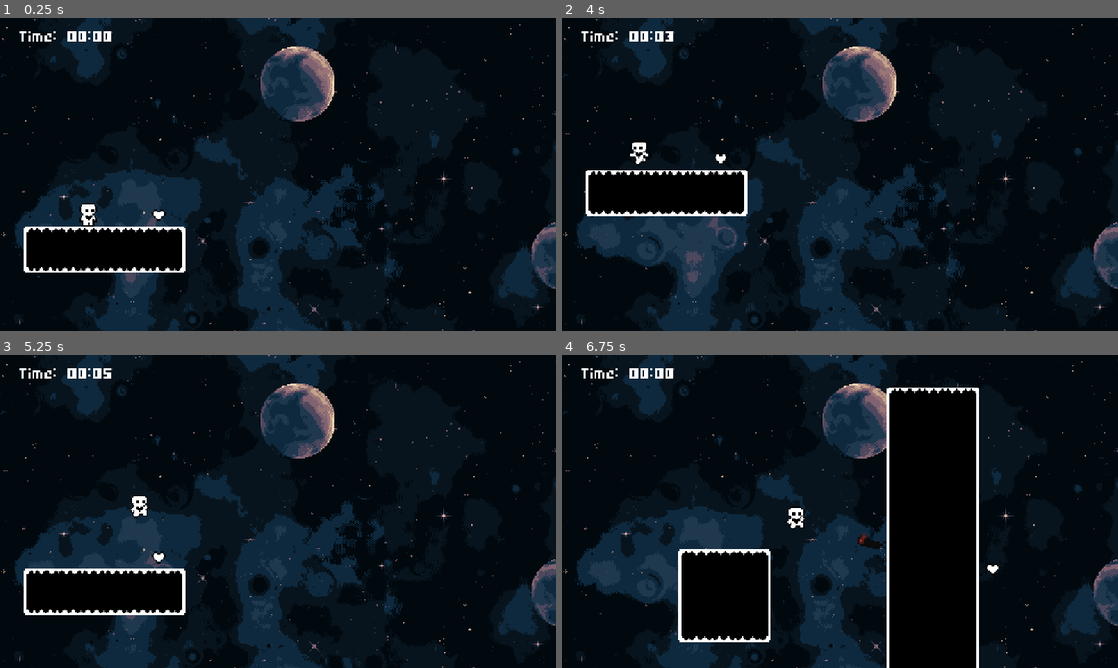
Above: before the commit, frames 1-4 (two rows, left to right).
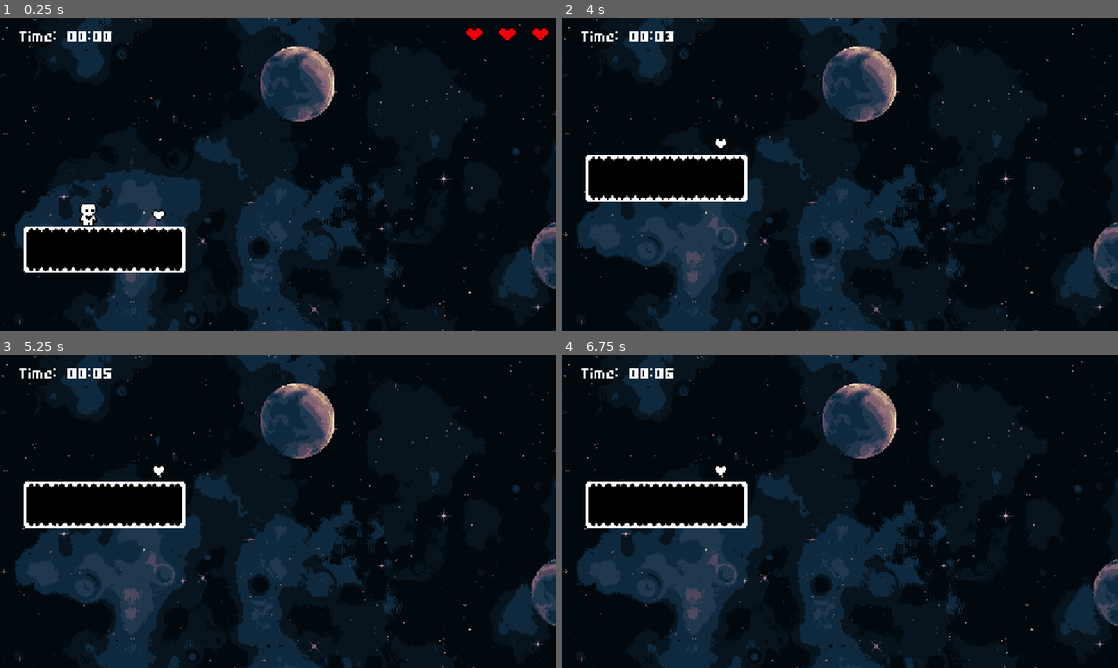
Above: after the commit, the same moments.

Repository: vickraz/Platformer-genomg-ngar-ht25
Game: Godot game, scene res://Scenes/level_2.tscn
The game is run twice, just before and just after one commit, with the same random seed, the same clock (stepped at 60 frames per second) and the same inputs. This scene is started directly instead of the project's main scene.
Inputs:
- Up to frame 1 (0.25 s): no input
- Up to frame 2 (4 s): hold D (move right) 0.53-2.03 s; tap Space (jump) at 0.77, 1.52, 3.02, 3.77 s; hold A (move left) from 2.03 s (still down)
- Up to frame 3 (5.25 s): release A (move left) at 4.28 s; hold D (move right) from 4.28 s (still down); tap Space (jump) at 4.52 s
- Up to frame 4 (6.75 s): keep holding D (move right); tap Space (jump) at 6.02 s

The runs differ from the first frame. In frame 1, 0.2% of the frame differs, in the area x 83-99%, y 3-8%; in frame 2, 3.0%; in frame 3, 6.7%; in frame 4, 16%, in the area x 4-79%, y 4-100%.

Commit message:
life system complete

Diff:
--- a/platformer-genomgångar/Scenes/level.tscn
+++ b/platformer-genomgångar/Scenes/level.tscn
@@ -6,6 +6,7 @@
 [ext_resource type="FontFile" uid="uid://2i2xr13aqolg" path="res://Fonts ant themes/pixel_font.ttf" id="4_bvt00"]
 [ext_resource type="PackedScene" uid="uid://b2msivyy6a26u" path="res://Scenes/player.tscn" id="5_oqgf2"]
 [ext_resource type="PackedScene" uid="uid://hd3bgsxvr33q" path="res://Scenes/heart.tscn" id="6_0f350"]
+[ext_resource type="Texture2D" uid="uid://dkit1iosmegx8" path="res://Assets/heart.png" id="6_8c0lf"]
 
 [sub_resource type="TileSetAtlasSource" id="TileSetAtlasSource_dtjkg"]
 texture = ExtResource("2_8c0lf")
@@ -419,5 +420,44 @@
 theme_override_font_sizes/font_size = 26
 text = "Time: mm:ss"
 
+[node name="HighscoreLabel" type="Label" parent="HUD"]
+modulate = Color(0.672419, 0.616408, 5.77569e-07, 1)
+offset_left = 40.0
+offset_top = 69.0
+offset_right = 226.0
+offset_bottom = 96.0
+theme_override_constants/outline_size = 1
+theme_override_fonts/font = ExtResource("4_bvt00")
+theme_override_font_sizes/font_size = 26
+text = "Best: mm:ss"
+
+[node name="HeartsContainer" type="HBoxContainer" parent="HUD"]
+anchors_preset = 1
+anchor_left = 1.0
+anchor_right = 1.0
+offset_left = -40.0
+offset_bottom = 40.0
+grow_horizontal = 0
+
+[node name="HeartSymbol" type="TextureRect" parent="HUD/HeartsContainer"]
+modulate = Color(0.961181, 0, 0.0394054, 1)
+custom_minimum_size = Vector2(65, 65)
+layout_mode = 2
+texture = ExtResource("6_8c0lf")
+
+[node name="HeartSymbol2" type="TextureRect" parent="HUD/HeartsContainer"]
+modulate = Color(0.961181, 0, 0.0394054, 1)
+custom_minimum_size = Vector2(65, 65)
+layout_mode = 2
+texture = ExtResource("6_8c0lf")
+
+[node name="HeartSymbol3" type="TextureRect" parent="HUD/HeartsContainer"]
+modulate = Color(0.961181, 0, 0.0394054, 1)
+custom_minimum_size = Vector2(65, 65)
+layout_mode = 2
+texture = ExtResource("6_8c0lf")
+
 [node name="Heart" parent="." instance=ExtResource("6_0f350")]
 position = Vector2(681, 326)
+
+[node name="GameOverMenu" type="CanvasLayer" parent="."]
--- a/platformer-genomgångar/Scripts/level.gd
+++ b/platformer-genomgångar/Scripts/level.gd
@@ -1,13 +1,14 @@
 extends Node2D
 
 const SAVE_PATH = "user://gravityplatformer_savefile.data"
+const PLAYER_SCENE = preload("res://Scenes/player.tscn")
 
 @onready var camera: Camera2D = $Camera2D
 @onready var player: Player = $Player
 @onready var time_label: Label = $HUD/TimeLabel
 @onready var heart: Heart = $Heart
-
-const PLAYER_SCENE = preload("res://Scenes/player.tscn")
+@onready var hearts_container: HBoxContainer = $HUD/HeartsContainer
+@onready var highscore_label: Label = $HUD/HighscoreLabel
 
 var time: float = 0.0
 var level_completed: bool = false
@@ -20,24 +21,34 @@
 	player.connect("dead", _on_Player_dead)
 	heart.connect("pickup", _on_Heart_pickup)
 	_get_highscores()
-	print(highscores)
+	if name in highscores:
+		var time_string = _from_seconds_to_time(highscores[name])
+		highscore_label.text = "Best: " + time_string
+	else:
+		highscore_label.text = ""
+	_update_heart_symbols()
+	#print(highscores)
 
 func _process(delta: float) -> void:
 	if not level_completed:
 		time += delta
 
-		var min = int(time / 60)
-		var sec = int(time - min*60)
+		var time_string = _from_seconds_to_time(time)
 
-		time_label.text = "Time: " + "%02d:%02d" % [min, sec]
+		time_label.text = "Time: " + time_string
 
 
 func _on_Player_dead() -> void:
-	player = PLAYER_SCENE.instantiate()
-	player.get_node("RemoteTransform2D").remote_path = camera.get_path()
-	player.connect("dead", _on_Player_dead)
-	player.global_position = $PlayerSpawnPos.global_position
-	add_child(player)
+	Globals.lives -= 1
+	_update_heart_symbols()
+	if Globals.lives > 0:
+		player = PLAYER_SCENE.instantiate()
+		player.get_node("RemoteTransform2D").remote_path = camera.get_path()
+		player.connect("dead", _on_Player_dead)
+		player.global_position = $PlayerSpawnPos.global_position
+		add_child(player)
+	else:
+		print("Game over")
 
 func _on_Heart_pickup():
 	level_completed = true
@@ -51,7 +62,6 @@
 		#Om den inte finns i highscores är det första gången leveln klaras -> highscore
 		_save_highscore(name)
 
-
 func _get_highscores() -> void:
 	if FileAccess.file_exists(SAVE_PATH):
 		var file = FileAccess.open(SAVE_PATH, FileAccess.READ)
@@ -64,3 +74,16 @@
 	var file = FileAccess.open(SAVE_PATH, FileAccess.WRITE) #Finns ej filen skapas den automatiskt
 	file.store_var(highscores)
 	file.close()
+
+func _update_heart_symbols() -> void:
+	var lives_lost = 3 - Globals.lives
+	var deactivates_hearts = 0
+	for child in hearts_container.get_children():
+		if deactivates_hearts < lives_lost:
+			child.hide()
+			deactivates_hearts += 1
+
+func _from_seconds_to_time(seconds: float) -> String:
+	var min = int(seconds / 60)
+	var sec = int(seconds - min*60)
+	return "%02d:%02d" % [min, sec]
--- a/platformer-genomgångar/project.godot
+++ b/platformer-genomgångar/project.godot
@@ -18,6 +18,7 @@
 [autoload]
 
 LevelManager="*res://Scenes/level_manager.tscn"
+Globals="*res://Scripts/Globals.gd"
 
 [display]
 
Not shown: 1 places in platformer-genomgångar/Scenes/level.tscn that only renumber resources
